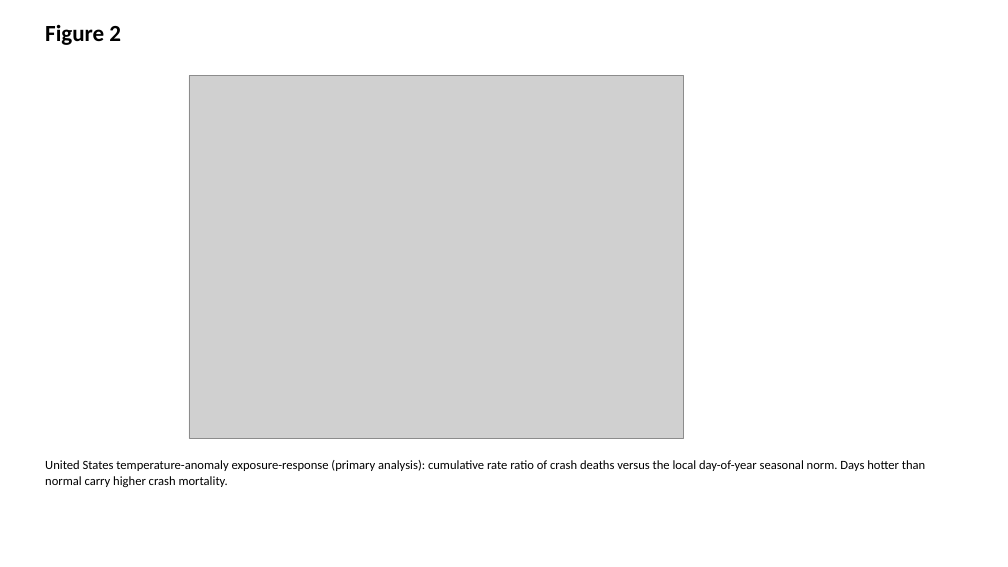
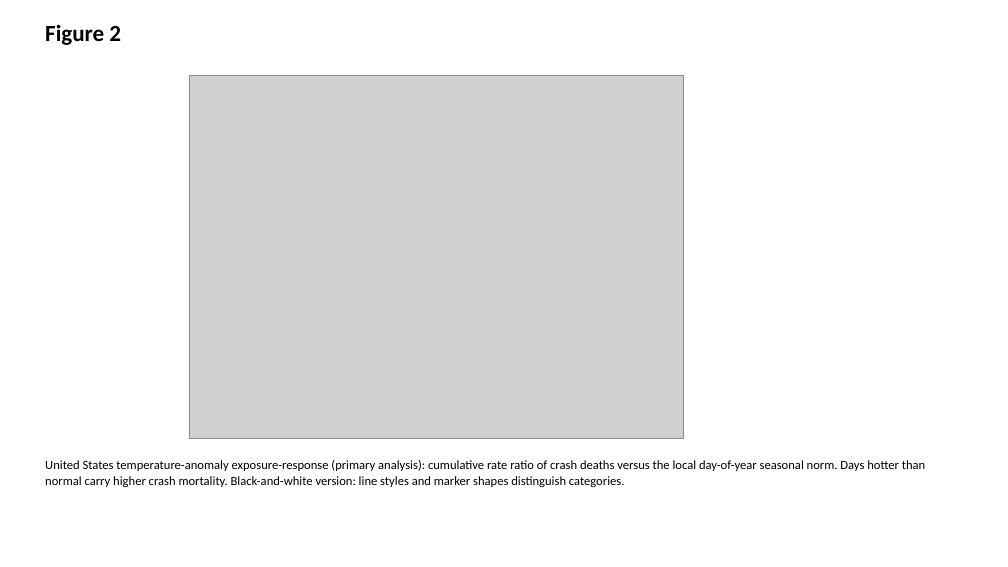
Before and after one commit to bougtoir/heat-accidents-mortality, a slide deck: slide 2 of heat_accidents_mortality/output/manuscript_bw/figures.pptx. Drawn at 1008x567 pixels with LibreOffice and Linux fonts; fonts in the diff are those of the drawing; grey boxes stand for pictures. Boxes give left, top, right and bottom in pixels: in the first picture for what was removed or moved away, otherwise in the second. Text is boxed around its words. In the diff, an @@ line names an element or a change of style, - is before the commit and + after.

```diff
--- a/heat_accidents_mortality/output/manuscript_bw/figures.pptx
+++ b/heat_accidents_mortality/output/manuscript_bw/figures.pptx
@@ text at [45,460,925,487]: text changed @@
-United States temperature-anomaly exposure-response (primary analysis): cumulative rate ratio of crash deaths versus the local day-of-year seasonal norm. Days hotter than normal carry higher crash mortality.
+United States temperature-anomaly exposure-response (primary analysis): cumulative rate ratio of crash deaths versus the local day-of-year seasonal norm. Days hotter than normal carry higher crash mortality. Black-and-white version: line styles and marker shapes distinguish categories.
```
Also in this commit, not shown: 9 other slides changed, 42 other files.
